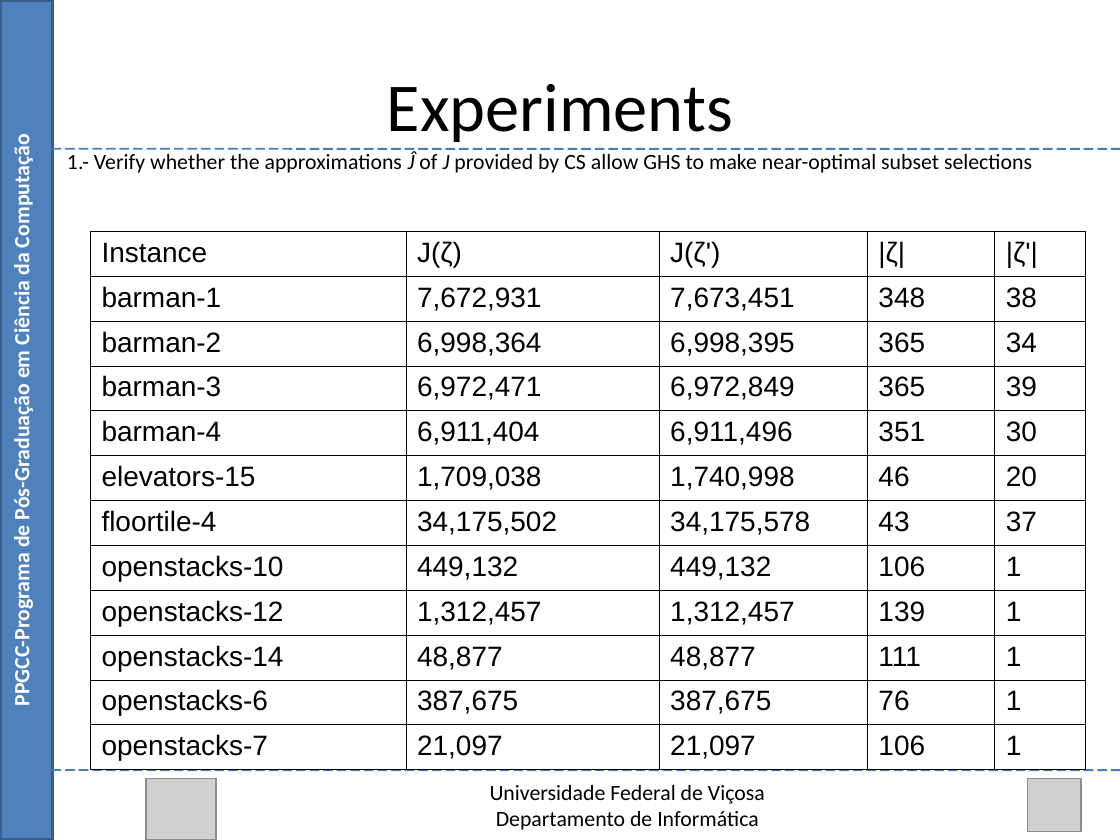
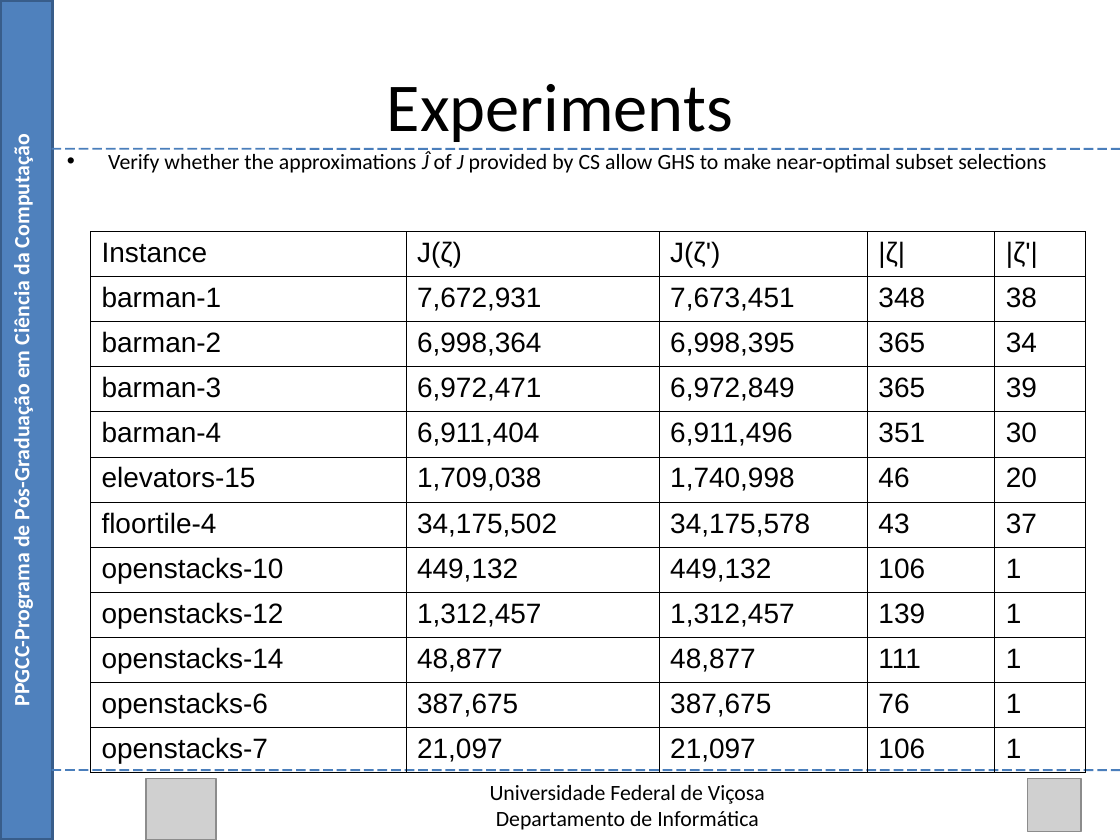
Before and after one commit to Marvinsky/research-marvin, a slide deck: slide 37 of latex/odp/selection heuristics.odp. Drawn at 1120x840 pixels with LibreOffice and Linux fonts; fonts in the diff are those of the drawing; grey boxes stand for pictures. Boxes give left, top, right and bottom in pixels: in the first picture for what was removed or moved away, otherwise in the second. Text is boxed around its words. In the diff, an @@ line names an element or a change of style, - is before the commit and + after.

```diff
--- a/latex/odp/selection heuristics.odp
+++ b/latex/odp/selection heuristics.odp
@@ text at bbox=[108, 151, 1046, 173]: text changed @@
-1.- Verify whether the approximations Ĵ of J provided by CS allow GHS to make near-optimal subset selections
+• Verify whether the approximations Ĵ of J provided by CS allow GHS to make near-optimal subset selections
@@ table: place and size @@
-table at bbox=[91, 232, 1086, 773]
+table at bbox=[91, 232, 1086, 767]
```
Also in this commit, not shown: 4 other slides changed, 1 slide added, 1 other file.
